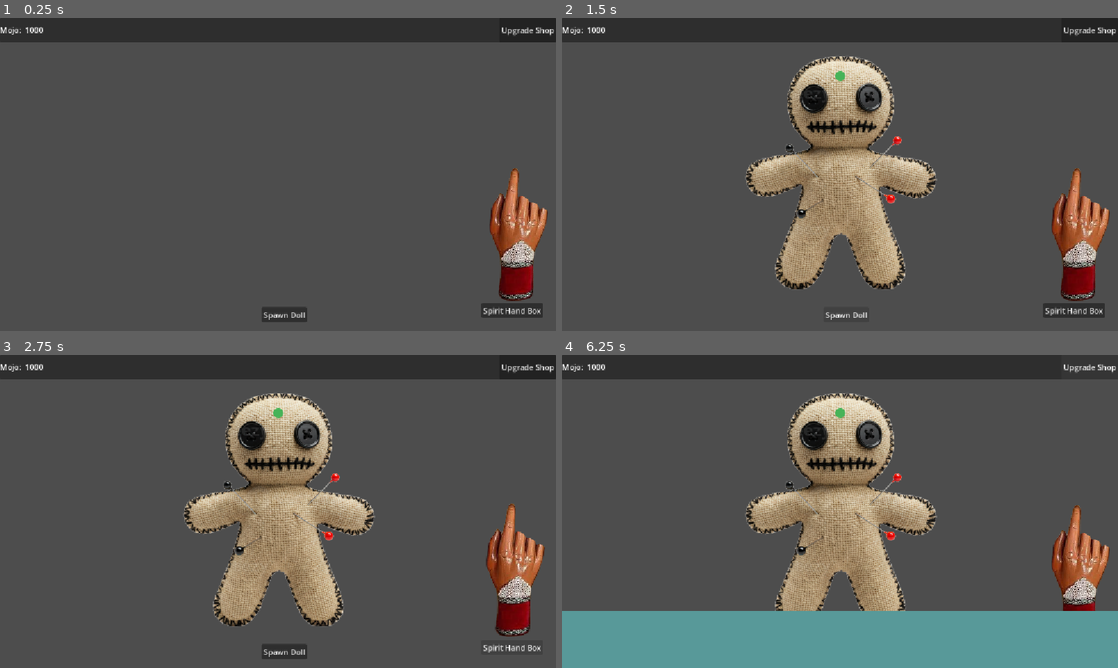
Above: before the commit, frames 1-4 (two rows, left to right).
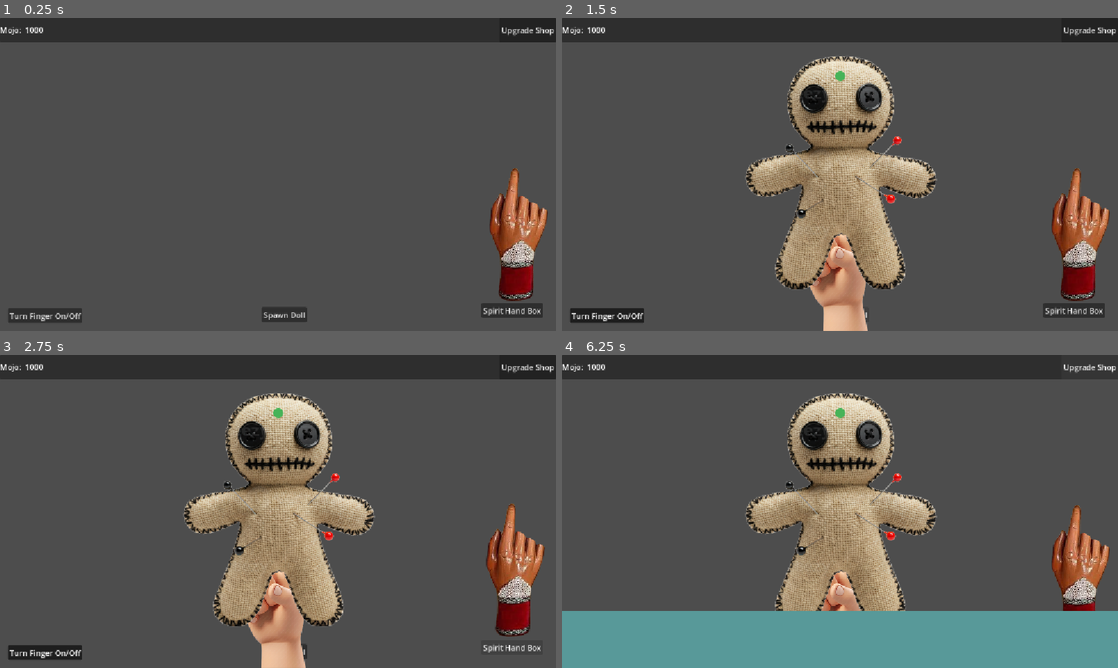
Above: after the commit, the same moments.

Repository: generikb/voodoo-clicker
Game: Godot game, scene res://scenes/main/main.tscn
Same seed, same stepped clock (60 frames per second), same inputs: the game is played once before the commit and once after it.
Inputs (mouse positions are in pixels of both pictures, inside the frame that each line leads up to):
- Up to frame 1 (0.25 s): no input
- Up to frame 2 (1.5 s): click (606, 315) at 0.5 s, where only the run after the commit has a clickable "Turn Finger On/Off"; click "Spawn Doll" at 1.25 s
- Up to frame 3 (2.75 s): click "Spirit Hand Box" at 2 s
- Up to frame 4 (6.25 s): click "Upgrade Shop" at 2.75 s; click "Spawn Doll" at 3.5 s; click "Spirit Hand Box" at 4.25 s; click (606, 652) at 5 s, where only the run after the commit has a clickable "Turn Finger On/Off"; click "Upgrade Shop" at 5.75 s

The runs differ from the first frame. In frame 1, 0.6% of the frame differs, in the area x 1-15%, y 92-98%; in frame 2, 2.6%, in the area x 1-55%, y 69-100%; in frame 3, 2.6%; in frame 4, 0.6%.

Commit message:
mojo drops and started the "finger doll"

Diff:
--- a/autoload/events.gd
+++ b/autoload/events.gd
@@ -10,3 +10,5 @@
 
 # Gadget Signals
 @warning_ignore("unused_signal") signal spirit_hand_missed
+
+@warning_ignore("unused_signal") signal spawn_mojo_drops(amount : int, spawn_pos : Vector2)
--- /dev/null
+++ b/scenes/dolls/finger_doll.tscn
@@ -0,0 +1,34 @@
+[gd_scene format=3 uid="uid://eh5swfhcefaq"]
+
+[ext_resource type="Script" uid="uid://cjg7rttljoxre" path="res://scenes/dolls/scripts/finger_doll.gd" id="1_cbl67"]
+[ext_resource type="Texture2D" uid="uid://w0iueyyyc6x8" path="res://scenes/dolls/assets/temp_finger_doll.png" id="2_t4r6i"]
+[ext_resource type="PackedScene" uid="uid://b01mhkgnt05r8" path="res://scenes/dolls/hotspots/finger_hotspot.tscn" id="3_cbl67"]
+[ext_resource type="Texture2D" uid="uid://c36xac4dkjjwb" path="res://scenes/dolls/assets/temp_static_marker.png" id="4_o6aju"]
+
+[sub_resource type="CircleShape2D" id="CircleShape2D_suw3p"]
+radius = 22.19
+
+[node name="FingerDoll" type="Node2D" unique_id=1806151371]
+script = ExtResource("1_cbl67")
+
+[node name="FingerDollManager" type="Node2D" parent="." unique_id=1433809204]
+unique_name_in_owner = true
+
+[node name="FingerDollSprite" type="Sprite2D" parent="FingerDollManager" unique_id=2014743676]
+position = Vector2(-24, 125)
+texture = ExtResource("2_t4r6i")
+
+[node name="FingerHotSpot" parent="FingerDollManager" unique_id=612144606 instance=ExtResource("3_cbl67")]
+unique_name_in_owner = true
+
+[node name="StaticTargetMarker" type="Area2D" parent="." unique_id=744723854]
+unique_name_in_owner = true
+scale = Vector2(0.56, 0.56)
+
+[node name="Sprite2D" type="Sprite2D" parent="StaticTargetMarker" unique_id=995183713]
+texture = ExtResource("4_o6aju")
+
+[node name="CollisionShape2D" type="CollisionShape2D" parent="StaticTargetMarker" unique_id=1780116975]
+shape = SubResource("CircleShape2D_suw3p")
+
+[connection signal="input_event" from="StaticTargetMarker" to="." method="_on_static_target_marker_input_event"]
--- /dev/null
+++ b/scenes/dolls/hotspots/finger_hotspot.tscn
@@ -0,0 +1,27 @@
+[gd_scene format=3 uid="uid://b01mhkgnt05r8"]
+
+[ext_resource type="Script" uid="uid://s05bw1rg6p6a" path="res://scenes/dolls/hotspots/scripts/finger_hotspot.gd" id="1_ktbrn"]
+
+[sub_resource type="StyleBoxFlat" id="StyleBoxFlat_kd4mi"]
+bg_color = Color(0.27832618, 0.7020426, 0.3445297, 1)
+corner_radius_top_left = 10
+corner_radius_top_right = 10
+corner_radius_bottom_right = 10
+corner_radius_bottom_left = 10
+
+[sub_resource type="CircleShape2D" id="CircleShape2D_5ms0t"]
+
+[node name="FingerHotSpot" type="Area2D" unique_id=612144606]
+script = ExtResource("1_ktbrn")
+metadata/_custom_type_script = "uid://bjiqcm8qkimj7"
+
+[node name="Panel" type="Panel" parent="." unique_id=2015775692]
+offset_left = -10.0
+offset_top = -10.0
+offset_right = 11.0
+offset_bottom = 10.0
+mouse_filter = 2
+theme_override_styles/panel = SubResource("StyleBoxFlat_kd4mi")
+
+[node name="CollisionShape2D" type="CollisionShape2D" parent="." unique_id=1955230099]
+shape = SubResource("CircleShape2D_5ms0t")
--- /dev/null
+++ b/scenes/dolls/hotspots/scripts/finger_hotspot.gd
@@ -0,0 +1,18 @@
+class_name FingerHotSpot
+extends HotSpot
+
+
+var can_be_hit : bool = true
+
+func take_hit(damage : int) -> void:
+	if not can_be_hit:
+		return
+
+	can_be_hit = false
+
+	super.take_hit(damage)
+	get_tree().create_timer(0.2).timeout.connect(func(): can_be_hit = true)
+
+
+func on_popped() -> void:
+	pass
--- a/scenes/dolls/hotspots/scripts/hotspot.gd
+++ b/scenes/dolls/hotspots/scripts/hotspot.gd
@@ -10,12 +10,18 @@
 	var mojo_reward = Global.upgrades.get_upgrade_value(Util.UPGRADES.BASE_HOTSPOT_MOJO_PER_CLICK)
 	var mojo_bonus_chance = Global.upgrades.get_upgrade_value(Util.UPGRADES.HOTSPOT_MOJO_BONUS_CHANCE)
 
+	Events.spawn_mojo_drops.emit(mojo_reward, self.global_position)
+
 	# check if the hit releases bonus mojo
 	if randf() < mojo_bonus_chance:
+		print("bonus mojo!")
 		mojo_reward *= 2  #change that 2 to a mojo bonus amount later
+		Events.spawn_mojo_drops.emit(mojo_reward, self.global_position)
 
-	Global.currency_manager.add_mojo(mojo_reward)
 	popped.emit()
+	on_popped()
+
+func on_popped() -> void:
 	queue_free()
 
 
--- /dev/null
+++ b/scenes/dolls/scripts/finger_doll.gd
@@ -0,0 +1,70 @@
+class_name FingerDoll
+extends Node2D
+
+@onready var finger_doll_manager: Node2D = %FingerDollManager
+@onready var finger_hot_spot: FingerHotSpot = %FingerHotSpot
+
+@onready var static_target_marker: Area2D = %StaticTargetMarker
+
+var freak_out_multiplier : float = 0.0
+var decay_rate : float = 0.5
+
+var base_distance : float = 20.0
+var base_duration : float = 1.0
+var freak_out_tween : Tween = null
+
+
+# Called when the node enters the scene tree for the first time.
+func _ready() -> void:
+	pass
+
+
+# Called every frame. 'delta' is the elapsed time since the previous frame.
+func _process(delta: float) -> void:
+	if freak_out_multiplier > 0.0:
+		freak_out_multiplier = move_toward(freak_out_multiplier, 0.0, decay_rate * delta)
+
+
+
+func _on_static_target_marker_input_event(viewport: Node, event: InputEvent, shape_idx: int) -> void:
+	if event.is_action_pressed("LeftMouseClick"):
+		if static_target_marker.overlaps_area(finger_hot_spot):
+			finger_hot_spot.take_hit(1)
+			freak_out_multiplier = clamp(freak_out_multiplier + 1.0, 0.0, 5.0)
+			finger_freak_out()
+		else:
+			print("you missed!")
+
+
+func finger_freak_out() -> void:
+	if freak_out_multiplier <= 0.0:
+		if freak_out_tween:
+			freak_out_tween.kill()
+		freak_out_tween = create_tween()
+		freak_out_tween.tween_property(finger_doll_manager, "position", Vector2.ZERO, 0.2)
+		return
+
+	var distance = base_distance * freak_out_multiplier
+	var duration = base_duration / (1.0 + freak_out_multiplier * 0.7)
+
+
+	var current_pos = finger_doll_manager.position
+	var new_angle : float
+
+	if current_pos.length() < 5.0:
+		new_angle = randf() * TAU
+	else:
+		if randf() < 0.5: # slice through center
+			new_angle = current_pos.angle() + PI + randf_range(-PI * 0.25, PI * 0.25)
+		else:
+			var side = 1.0 if randf() < 0.5 else -1.0
+			new_angle = current_pos.angle() + randf_range(PI * 0.35, PI * 0.65) * side
+
+	var target_pos = Vector2.from_angle(new_angle) * (distance * randf_range(0.8, 1.2))
+
+	if freak_out_tween:
+		freak_out_tween.kill()
+
+	freak_out_tween = create_tween()
+	freak_out_tween.tween_property(finger_doll_manager, "position", target_pos, duration).set_trans(Tween.TRANS_QUAD).set_ease(Tween.EASE_IN_OUT)
+	freak_out_tween.tween_callback(finger_freak_out)
--- a/scenes/main/main.tscn
+++ b/scenes/main/main.tscn
@@ -6,6 +6,8 @@
 [ext_resource type="PackedScene" uid="uid://drd283mrinhsg" path="res://scenes/upgrade_shop/upgrade_shop.tscn" id="3_k2fmo"]
 [ext_resource type="PackedScene" uid="uid://06vie10n2xqi" path="res://scenes/gadgets/spirit_hand/spirit_box.tscn" id="3_ow5a4"]
 [ext_resource type="PackedScene" uid="uid://bjsh8ld3uuywu" path="res://scenes/gadgets/spirit_hand/spirit_hand.tscn" id="4_hujxm"]
+[ext_resource type="PackedScene" uid="uid://eh5swfhcefaq" path="res://scenes/dolls/finger_doll.tscn" id="4_yyfjg"]
+[ext_resource type="Script" uid="uid://b2t4hodpg31aw" path="res://scenes/mojo_drops/scripts/mojo_drop_manager.gd" id="5_hujxm"]
 
 [node name="Main" type="Node2D" unique_id=2038002112]
 script = ExtResource("1_iuonh")
@@ -18,12 +20,25 @@
 offset_bottom = 630.0
 text = "Spawn Doll"
 
+[node name="SpawnFingerButton" type="Button" parent="." unique_id=633217510]
+offset_left = 16.0
+offset_top = 601.0
+offset_right = 170.0
+offset_bottom = 632.0
+toggle_mode = true
+text = "Turn Finger On/Off"
+
 [node name="Spirit Box" parent="." unique_id=1731652507 node_paths=PackedStringArray("spirit_hand") instance=ExtResource("3_ow5a4")]
 offset_left = 997.0
 offset_top = 590.0
 offset_right = 1125.0
 offset_bottom = 621.0
 spirit_hand = NodePath("../SpiritHand")
+
+[node name="FingerDoll" parent="." unique_id=1806151371 instance=ExtResource("4_yyfjg")]
+unique_name_in_owner = true
+visible = false
+position = Vector2(583, 372)
 
 [node name="DollSpot" type="Marker2D" parent="." unique_id=1904388195]
 unique_name_in_owner = true
@@ -33,6 +48,10 @@
 position = Vector2(1067, 319)
 doll_spot = NodePath("../DollSpot")
 
+[node name="MojoDropManager" type="Node2D" parent="." unique_id=1041958692]
+unique_name_in_owner = true
+script = ExtResource("5_hujxm")
+
 [node name="CanvasLayer" type="CanvasLayer" parent="." unique_id=2081455277]
 
 [node name="UpgradeShop" parent="CanvasLayer" unique_id=1449120639 instance=ExtResource("3_k2fmo")]
@@ -40,3 +59,4 @@
 [node name="Header" parent="CanvasLayer" unique_id=6527242 instance=ExtResource("1_hyk8p")]
 
 [connection signal="pressed" from="SpawnDollButton" to="." method="_on_spawn_doll_button_pressed"]
+[connection signal="toggled" from="SpawnFingerButton" to="." method="_on_spawn_finger_button_toggled"]
--- a/scenes/main/scripts/main.gd
+++ b/scenes/main/scripts/main.gd
@@ -3,12 +3,22 @@
 @export var temp_doll : DollData
 
 @onready var doll_spot: Marker2D = %DollSpot
+@onready var mojo_drop_manager: MojoDropManager = %MojoDropManager
+@onready var finger_doll: FingerDoll = %FingerDoll
 
 
 # Called when the node enters the scene tree for the first time.
 func _ready() -> void:
 	pass
 
+#func _process(_delta: float) -> void:
+	#var mouse_pos = get_global_mouse_position()
+	#for mojo_drop : MojoDrop in mojo_drop_manager.get_children():
+		#if mojo_drop.global_position.distance_to(mouse_pos) < 60.0 and mojo_drop.can_pick_up:
+			#mojo_drop.is_magnetized = true
+		#if mojo_drop.global_position.distance_to(mouse_pos) < 5.0 and mojo_drop.can_pick_up:
+			#Global.currency_manager.add_mojo(mojo_drop.value)
+			#mojo_drop.queue_free()
 
 
 
@@ -17,3 +27,7 @@
 	var new_doll : Doll = temp_doll.doll_type.instantiate()
 	doll_spot.add_child(new_doll)
 	new_doll.setup(temp_doll)
+
+
+func _on_spawn_finger_button_toggled(toggled_on: bool) -> void:
+	finger_doll.visible = toggled_on
--- /dev/null
+++ b/scenes/mojo_drops/mojo_drop.tscn
@@ -0,0 +1,10 @@
+[gd_scene format=3 uid="uid://doly467ek8t8f"]
+
+[ext_resource type="Script" uid="uid://ckirib4a27sqm" path="res://scenes/mojo_drops/scripts/mojo_drop.gd" id="1_0rq6q"]
+[ext_resource type="Texture2D" uid="uid://bpkpx37jxddx2" path="res://scenes/gadgets/spirit_hand/assets/temp_mojo_drop.png" id="2_0rq6q"]
+
+[node name="MojoDrop" type="Node2D" unique_id=1203110983]
+script = ExtResource("1_0rq6q")
+
+[node name="Sprite2D" type="Sprite2D" parent="." unique_id=1319825060]
+texture = ExtResource("2_0rq6q")
--- /dev/null
+++ b/scenes/mojo_drops/scripts/mojo_drop.gd
@@ -0,0 +1,35 @@
+class_name MojoDrop
+extends Node2D
+
+
+@onready var sprite_2d: Sprite2D = $Sprite2D
+
+var value : int = 0
+var can_pick_up : bool = false # pickup delay after it initially spawns
+
+var is_magnetized : bool = false
+var magnet_speed : float = 300.0
+
+# Called when the node enters the scene tree for the first time.
+func _ready() -> void:
+	pass
+
+func _process(delta: float) -> void:
+	if is_magnetized:
+		var mouse_pos = get_global_mouse_position()
+
+		magnet_speed += 500.0 * delta
+
+		self.global_position = self.global_position.move_toward(mouse_pos, magnet_speed * delta)
+
+
+func launch(from_pos : Vector2) -> void:
+	self.global_position = from_pos
+
+	var random_angle = randf() * TAU
+	var distance = randf_range(30.0, 70.0)
+	var target_land_pos = from_pos + Vector2.from_angle(random_angle) * distance
+
+	var tween = create_tween().set_trans(Tween.TRANS_QUAD).set_ease(Tween.EASE_OUT)
+	tween.tween_property(self, "global_position", target_land_pos, 0.4)
+	tween.tween_callback(func() : can_pick_up = true)
--- /dev/null
+++ b/scenes/mojo_drops/scripts/mojo_drop_manager.gd
@@ -0,0 +1,46 @@
+class_name MojoDropManager
+extends Node2D
+
+var mojo_drop_scene = preload("uid://doly467ek8t8f")
+
+
+# Called when the node enters the scene tree for the first time.
+func _ready() -> void:
+	Events.spawn_mojo_drops.connect(spawn_mojo_drops)
+
+
+# Called every frame. 'delta' is the elapsed time since the previous frame.
+func _process(_delta: float) -> void:
+	var mouse_pos = get_global_mouse_position()
+	for mojo_drop : MojoDrop in self.get_children():
+		var dist = mojo_drop.global_position.distance_to(mouse_pos)
+		if dist < 60.0 and mojo_drop.can_pick_up:
+			mojo_drop.is_magnetized = true
+		if dist < 15.0 and mojo_drop.can_pick_up:
+			mojo_drop.is_magnetized = false
+			Global.currency_manager.add_mojo(mojo_drop.value)
+			mojo_drop.queue_free()
+
+
+func spawn_mojo_drops(total_mojo : int, spawn_pos : Vector2) -> void:
+	var drop_count : int = randi_range(3, 6)
+	var value_per_drop : int = max(1, total_mojo / drop_count)
+
+	var drop_texture : Texture2D = get_drop_texture_by_value(value_per_drop)
+
+	for i in drop_count:
+		spawn_mojo_drop(drop_texture, value_per_drop, spawn_pos)
+
+
+func get_drop_texture_by_value(amount : int) -> Texture2D:
+	# we'll update this with multiple textures later
+	return preload("uid://bpkpx37jxddx2")
+
+
+func spawn_mojo_drop(drop_texture : Texture2D, drop_amount : int, spawn_pos : Vector2) -> void:
+	var new_mojo_drop : MojoDrop = mojo_drop_scene.instantiate()
+	self.add_child(new_mojo_drop)
+	new_mojo_drop.sprite_2d.texture = drop_texture
+	new_mojo_drop.value = drop_amount
+
+	new_mojo_drop.launch(spawn_pos)
Binary file added: scenes/dolls/assets/temp_finger_doll.png
Not shown, added: scenes/dolls/assets/temp_finger_doll.png.import
Binary file added: scenes/dolls/assets/temp_static_marker.png
Not shown, added: scenes/dolls/assets/temp_static_marker.png.import
Not shown, added: scenes/dolls/hotspots/scripts/finger_hotspot.gd.uid
Not shown, added: scenes/dolls/scripts/finger_doll.gd.uid
Binary file added: scenes/gadgets/spirit_hand/assets/temp_mojo_drop.png
Not shown, added: scenes/gadgets/spirit_hand/assets/temp_mojo_drop.png.import
Not shown, added: scenes/mojo_drops/scripts/mojo_drop.gd.uid
Not shown, added: scenes/mojo_drops/scripts/mojo_drop_manager.gd.uid
